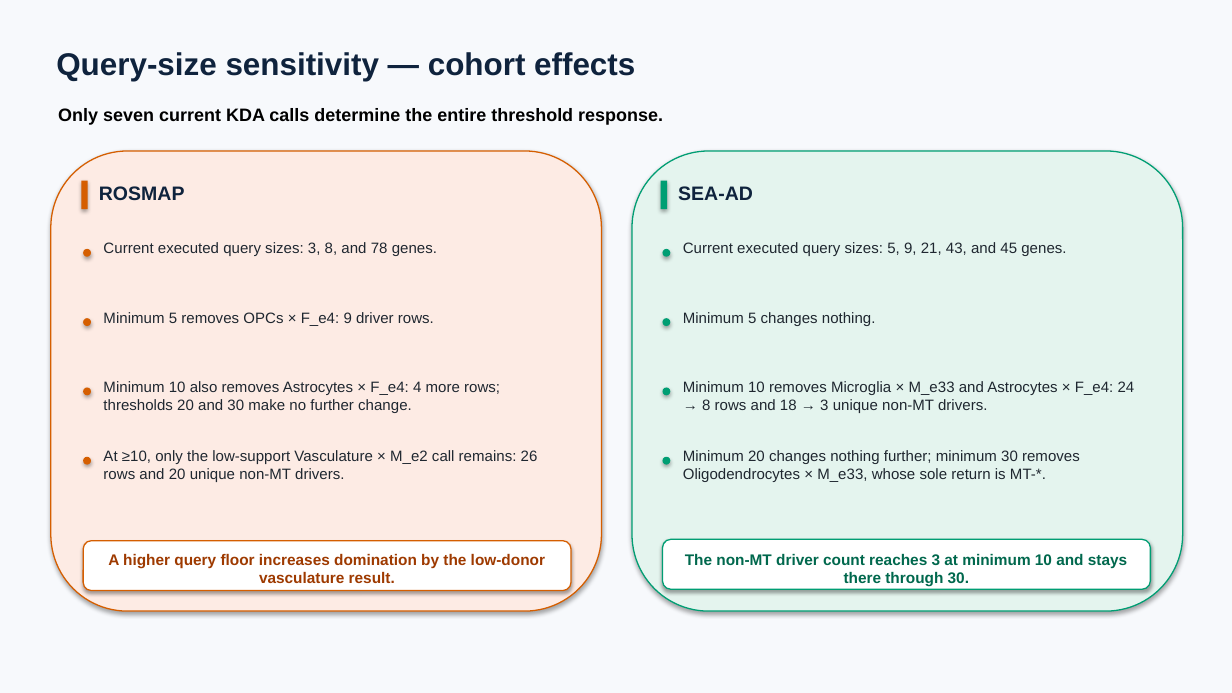
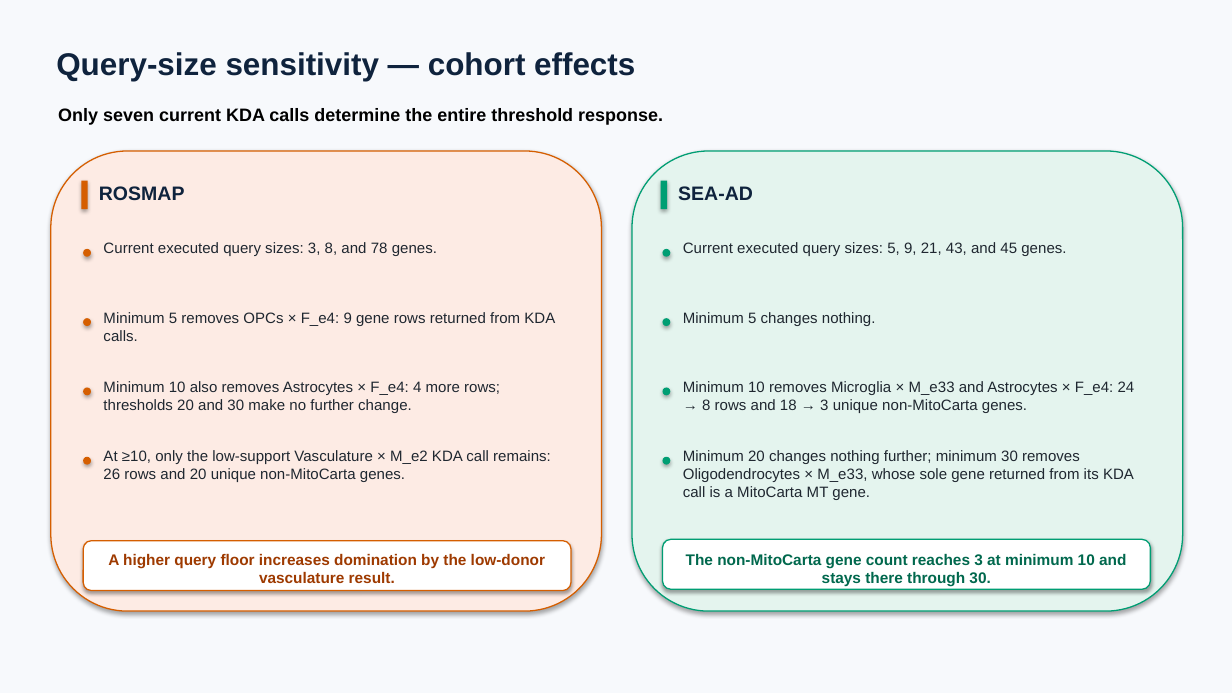
Before and after one commit to ericzhuang2010/alzheimer, a slide deck: slide 44 of docs/presentations/09162026/09162026_sex_apoe_kda_fine_broad.pptx (slide 38 before the commit). Drawn at 1232x693 pixels with LibreOffice and Linux fonts; fonts in the diff are those of the drawing. Boxes give left, top, right and bottom in pixels: in the first picture for what was removed or moved away, otherwise in the second. Text is boxed around its words. In the diff, an @@ line names an element or a change of style, - is before the commit and + after.

```diff
--- a/docs/presentations/09162026/09162026_sex_apoe_kda_fine_broad.pptx
+++ b/docs/presentations/09162026/09162026_sex_apoe_kda_fine_broad.pptx
@@ text at (x1=103, y1=312, x2=555, y2=341): text changed @@
-Minimum 5 removes OPCs × F_e4: 9 driver rows.
+Minimum 5 removes OPCs × F_e4: 9 gene rows returned from KDA calls.
@@ text at (x1=683, y1=381, x2=1135, y2=413): text changed @@
-Minimum 10 removes Microglia × M_e33 and Astrocytes × F_e4: 24 → 8 rows and 18 → 3 unique non-MT drivers.
+Minimum 10 removes Microglia × M_e33 and Astrocytes × F_e4: 24 → 8 rows and 18 → 3 unique non-MitoCarta genes.
@@ text at (x1=103, y1=450, x2=551, y2=482): text changed @@
-At ≥10, only the low-support Vasculature × M_e2 call remains: 26 rows and 20 unique non-MT drivers.
+At ≥10, only the low-support Vasculature × M_e2 KDA call remains: 26 rows and 20 unique non-MitoCarta genes.
@@ text at (x1=683, y1=450, x2=1134, y2=500): text changed @@
-Minimum 20 changes nothing further; minimum 30 removes Oligodendrocytes × M_e33, whose sole return is MT-*.
+Minimum 20 changes nothing further; minimum 30 removes Oligodendrocytes × M_e33, whose sole gene returned from its KDA call is a MitoCarta MT gene.
@@ text at (x1=686, y1=554, x2=1126, y2=587): text changed @@
-The non-MT driver count reaches 3 at minimum 10 and stays there through 30.
+The non-MitoCarta gene count reaches 3 at minimum 10 and stays there through 30.
```
Also in this commit, not shown: 117 other slides changed, 7 slides added, 18 slides removed, 50 other files.
